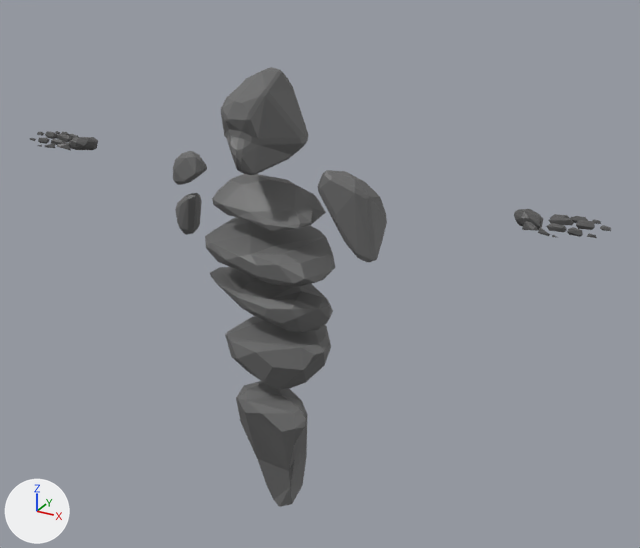
Renders of the glTF model avatar/NPC_A_8.glb from each side of a commit.
The view is the same before and after, from a 50 mm camera at (1.75, -2.83, 2.54) aimed at (0.15, 0.08, 1.08). Every picture has the same lights, and +X, +Y and +Z are marked at lower left.
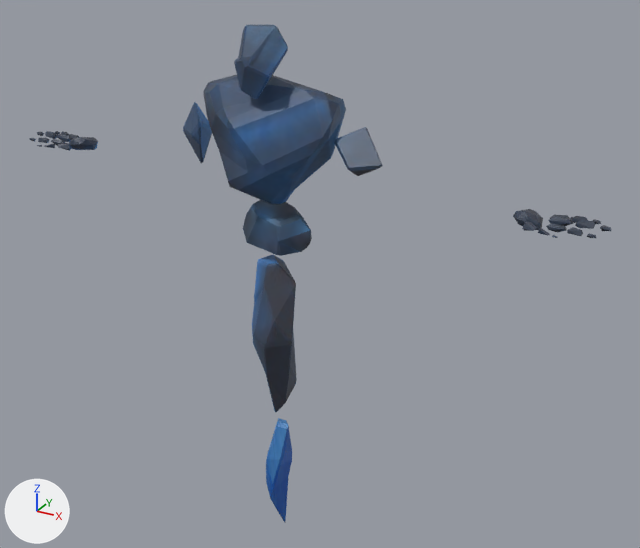
What the commit changed:
Picture 'abstract-watercolor-hand-paint-blue-texture-vector-11476648' (img_abstract_watercolor_hand_paint_blue_texture_vector_11476648) is new.
Material 'Rock.001' (mat_rock_001) is new.
Uses the picture img_abstract_watercolor_hand_paint_blue_texture_vector_11476648.
Material 'Rock' (mat_rock) is new.
Its texture is img_abstract_watercolor_hand_paint_blue_texture_vector_11476648.
Mesh me_cube_105 is new.
It has 58 vertices, 112 faces and spans x -0.105..0.105, y -0.213..-0.026, z 1.836..2.087.
It uses material mat_rock_001.
Mesh me_cube_103 is new.
It has 82 vertices, 160 faces and spans x -0.306..0.299, y -0.211..0.072, z 1.42..1.902.
It uses material mat_rock (picture img_abstract_watercolor_hand_paint_blue_texture_vector_11476648).
Mesh me_cube_102 is new.
It has 48 vertices, 92 faces and spans x -0.124..0.191, y -0.161..0.057, z 1.226..1.413.
It uses material mat_rock (picture img_abstract_watercolor_hand_paint_blue_texture_vector_11476648).
Mesh me_cube_100 is new.
It has 46 vertices, 88 faces and spans x 0.0..0.103, y -0.204..-0.04, z -0.106..0.45.
It uses material mat_rock (picture img_abstract_watercolor_hand_paint_blue_texture_vector_11476648).
Mesh me_cube_098 is new.
It has 40 vertices, 72 faces and spans x -0.405..0.491, y -0.132..0.011, z 1.508..1.755.
It uses material mat_rock (picture img_abstract_watercolor_hand_paint_blue_texture_vector_11476648).
Mesh me_cube_093 is new.
It has 71 vertices, 138 faces and spans x -0.038..0.167, y -0.241..-0.016, z 0.533..1.19.
It uses material mat_rock (picture img_abstract_watercolor_hand_paint_blue_texture_vector_11476648).
Object 'Cube.109' (ob_cube_109) is deleted.
Object 'Cube.110' (ob_cube_110) is deleted.
Object 'Cube.111' (ob_cube_111) is deleted.
Object 'Cube.112' (ob_cube_112) is deleted.
Object 'Cube.113' (ob_cube_113) is deleted.
Object 'Cube.105' (ob_cube_105) is new; it shows me_cube_105.
Its location is (0.0, 0.0, 0.0).
Object 'Cube.103' (ob_cube_103) is new; it shows me_cube_103.
Its location is (0.0, 0.0, 0.0).
Object 'Cube.102' (ob_cube_102) is new; it shows me_cube_102.
Its location is (0.0, 0.0, 0.0).
Object 'Cube.100' (ob_cube_100) is new; it shows me_cube_100.
Its location is (0.0, 0.0, 0.0).
Object 'Cube.098' (ob_cube_098) is new; it shows me_cube_098.
Its location is (0.0, 0.0, 0.0).
Object 'Cube.093' (ob_cube_093) is new; it shows me_cube_093.
Its location is (0.0, 0.0, 0.0).

Boxes [x1, y1, x2, y2] around the edits, measured in the pictures (640 x 548 px):
'Cube.109', deleted
    before: [205, 174, 335, 390]
'Cube.103', added (blue)
    after: [203, 75, 346, 204]
'Cube.111', deleted
    before: [221, 67, 308, 175]
'Cube.110', deleted
    before: [236, 381, 308, 507]
'Cube.093', added
    after: [252, 255, 297, 412]
'Cube.113', deleted
    before: [318, 170, 387, 262]
'Cube.102', added (blue)
    after: [243, 200, 312, 256]
'Cube.105', added
    after: [234, 25, 288, 99]
'Cube.098', added (blue)
    after: [183, 102, 383, 176]
'Cube.100', added (blue)
    after: [266, 418, 292, 523]
'Cube.112', deleted
    before: [173, 151, 207, 235]
